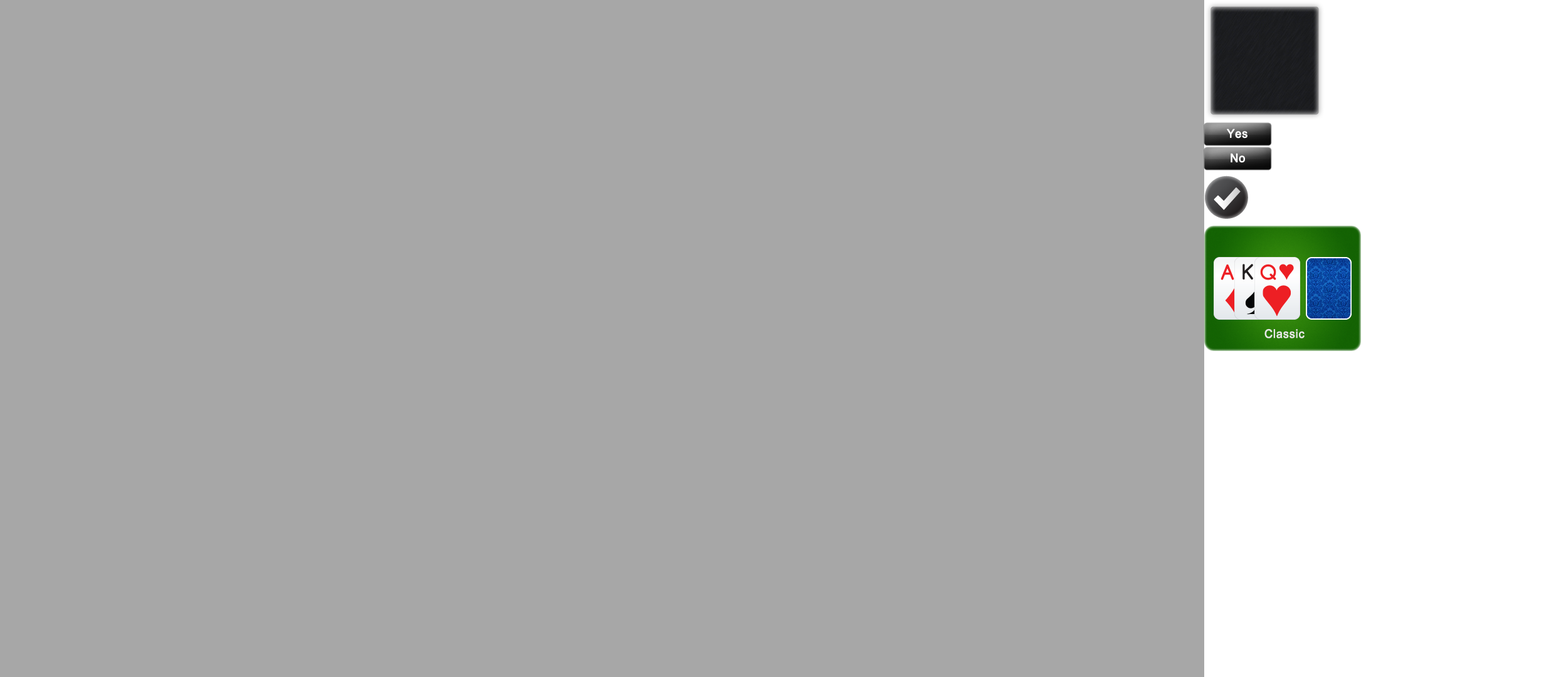
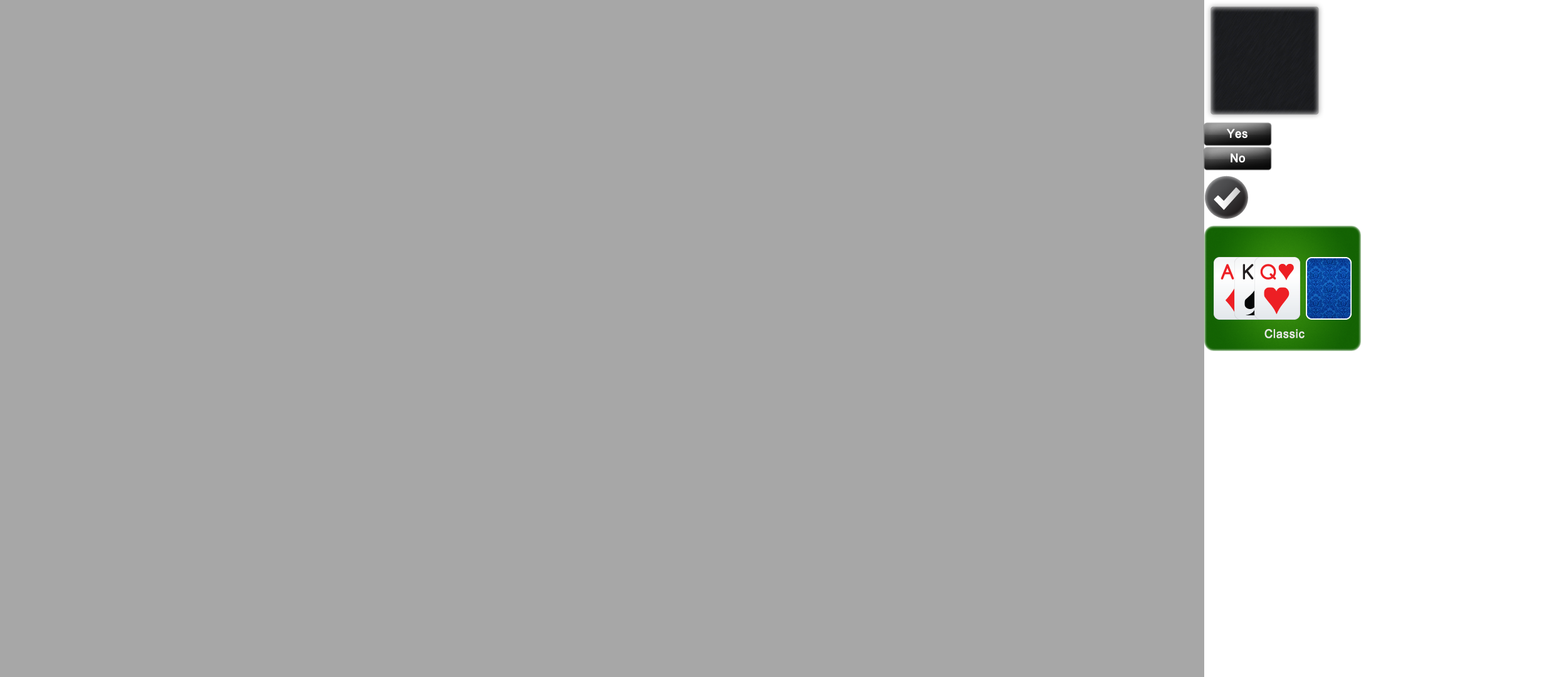
Revision of a layered 1568×677 image; what changed, layer by layer:
painted on "card_DQ" over [1260, 264, 1294, 317]
painted on "card_HK" over [1242, 264, 1274, 316]
painted on "card_SA" over [1220, 264, 1252, 316]
